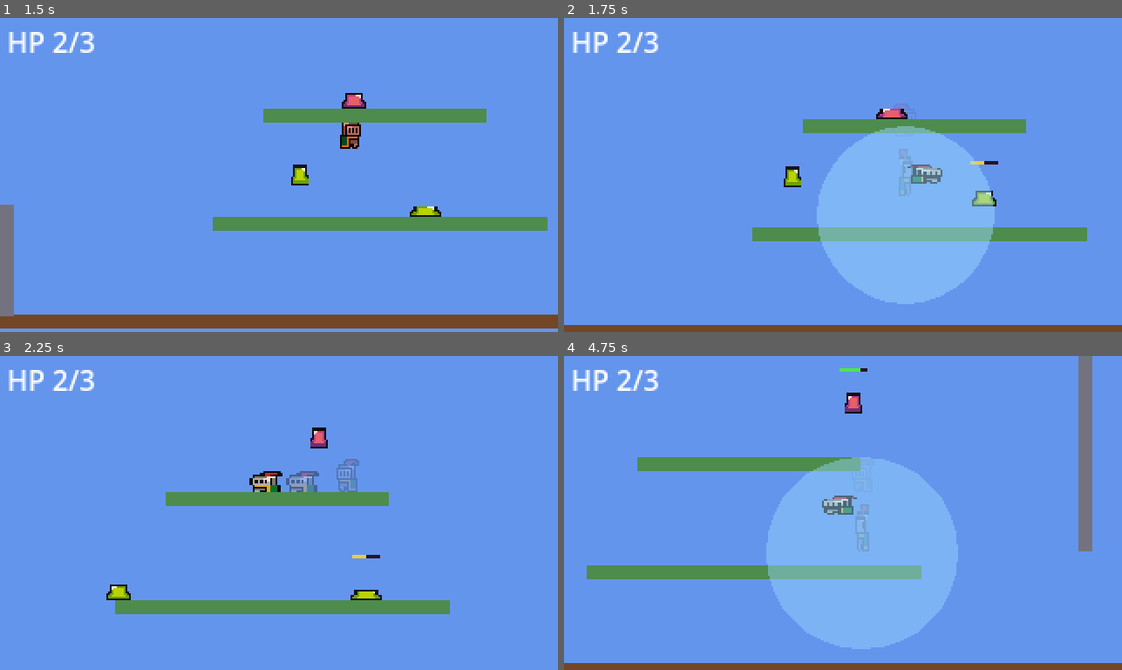
Above: before the commit, frames 1-4 (two rows, left to right).
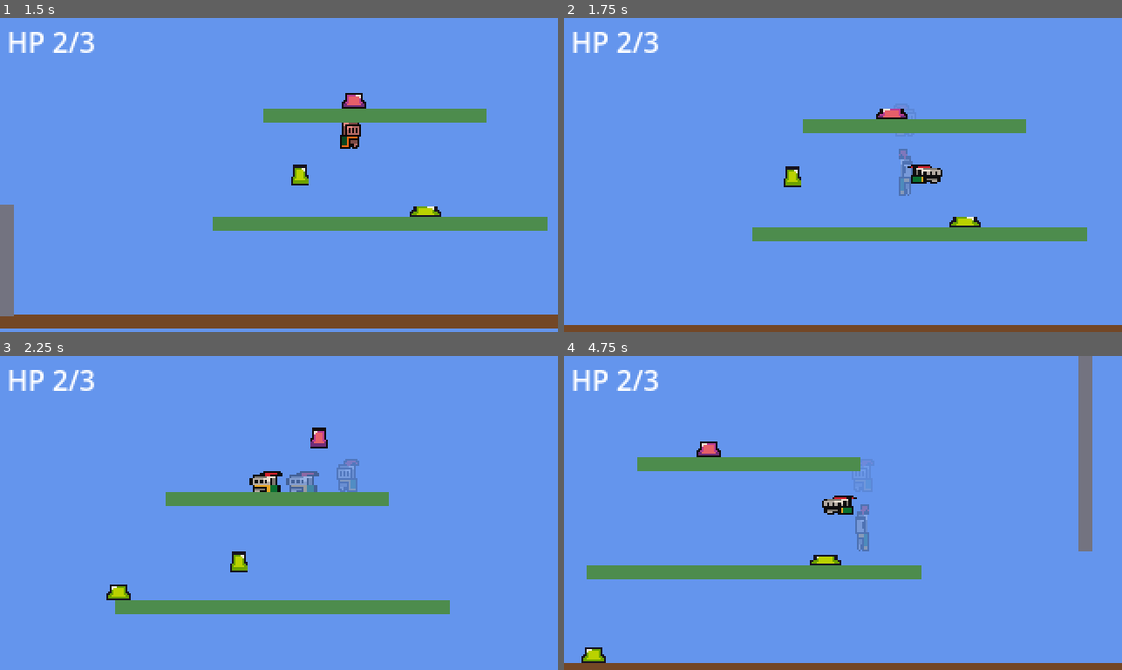
Above: after the commit, the same moments.

Repository: SolutionsByCarson/ScratchPad
Game: Godot game, scene res://scenes/main.tscn
Two runs of this game, one before a commit and one after it. Both use one fixed random seed, a clock stepped at 60 frames per second and the inputs below.
Inputs:
- Up to frame 1 (1.5 s): hold S (slam) 0.53-1.28 s; hold D (move_right) from 0.53 s (still down); tap Space (jump) at 0.77, 0.8, 1.07, 1.35 s
- Up to frame 2 (1.75 s): keep holding D (move_right); tap Space (jump) at 1.52 s; tap S (slam) at 1.55 s
- Up to frame 3 (2.25 s): tap Space (jump) at 1.82 s; release D (move_right) at 2.03 s; hold A (move_left) from 2.03 s (still down); hold Space (jump) from 2.03 s (still down); tap Shift (dash) at 2.1 s
- Up to frame 4 (4.75 s): release A (move_left) at 2.78 s; release Space (jump) at 2.78 s; hold D (move_right) 2.78-4.28 s; tap J (shoot) at 2.85 s; tap Space (jump) at 3.02, 3.32, 3.77, 3.8, 4.07, 4.52 s; tap S (slam) at 3.05, 4.55 s; hold S (slam) 3.53-4.28 s; hold A (move_left) from 4.28 s (still down); tap H (swing) at 4.35 s

Frame 1 is identical in both runs. In frame 2, 14% of the frame differs, in the area x 45-78%, y 34-92%; in frame 3, 0.4%; in frame 4, 17%, in the area x 3-71%, y 3-98%.

Commit message:
Slam impact scales with downward fall time. _slam_fall_time accumulates each physics frame during slam descent. On landing, fall_mult = clamp((fall_time - 0.15) / 0.15, 0, 4) — basic jump-slam (≤0.15s) does nothing, 2x baseline (~0.30s) gives mult=1.0 (minimal damage/knockback/radius), and longer falls scale linearly up to 4x. Radius, damage, knockback, and ring size all multiplied by fall_mult. Explosion SFX and AOE only fire when mult > 0.

Diff:
--- a/scripts/player.gd
+++ b/scripts/player.gd
@@ -51,13 +51,21 @@
 # Ground slam — Down/S in the air
 # ---------------------------------------------------------------------------
 const SLAM_SPEED := 500.0           # Forced downward velocity once slamming.
-const SLAM_RADIUS := 56.0           # Sphere AOE radius — reaches airborne enemies above + beside.
+const SLAM_RADIUS := 45.0           # Sphere AOE radius — reaches airborne enemies above + beside.
 const SLAM_LAND_DURATION := 0.18    # How long the slam-landing squash visual holds.
 const SLAM_DAMAGE := 2              # Damage dealt to each enemy in radius on landing.
 const SLAM_KNOCKBACK := 160.0       # Radial knockback magnitude on landing (half of bat).
 const SLAM_RING_DURATION := 0.28    # Visual impact ring expansion time.
 const SLAM_RING_COLOR := Color(0.6, 0.85, 1.0, 0.7)  # Pale-blue shockwave color.
 const SLAM_RING_SEGMENTS := 32
+# Fall-time scaling. The slam's impact is proportional to how long the player
+# was in downward motion before landing. Below SLAM_FALL_THRESHOLD (a basic
+# jump-then-slam), nothing happens. At SLAM_FALL_REFERENCE (~2x threshold,
+# slam from twice the height) the multiplier is 1.0 = "minimal effect".
+# Multiplier scales linearly from there and is capped at SLAM_FALL_MAX_MULT.
+const SLAM_FALL_THRESHOLD := 0.15
+const SLAM_FALL_REFERENCE := 0.30
+const SLAM_FALL_MAX_MULT := 4.0
 
 # ---------------------------------------------------------------------------
 # Sprite scaling (squash & stretch) + afterimages
@@ -127,6 +135,7 @@
 var _wall_jump_lock_left := 0.0       # >0 suppresses horizontal input application.
 var _slamming := false
 var _slam_land_timer := 0.0           # Visual hold for slam-landing squash.
+var _slam_fall_time := 0.0            # Seconds the current slam has spent in downward motion.
 var _afterimage_timer := 0.0          # Ticks down between afterimage spawns.
 var _ignore_wall_normal_x := 0.0      # Wall normal we just jumped FROM; filtered until lock expires.
 var _wall_grace_left := 0.0
@@ -468,21 +477,29 @@
 	# Start slam: only in the air, only if not already slamming.
 	if not is_on_floor() and not _slamming and Input.is_action_just_pressed("slam"):
 		_slamming = true
+		_slam_fall_time = 0.0       # Reset; we time downward motion from here.
 		velocity.x = 0.0
 		velocity.y = SLAM_SPEED
 		_afterimage_timer = 0.0
 
 	# Active slam — falls at SLAM_SPEED+gravity until floor contact, then deals
-	# AOE damage/knockback and triggers landing squash.
+	# AOE damage/knockback (scaled by fall time) and triggers landing squash.
 	if _slamming:
 		if is_on_floor():
 			_slamming = false
 			_slam_land_timer = SLAM_LAND_DURATION
-			Audio.play_sfx("explosion")
-			_do_slam_damage()
+			# Convert fall time → impact multiplier. Below threshold = nothing,
+			# above ref = linear scaling, capped at SLAM_FALL_MAX_MULT.
+			var fall_mult: float = clampf(
+				(_slam_fall_time - SLAM_FALL_THRESHOLD) / (SLAM_FALL_REFERENCE - SLAM_FALL_THRESHOLD),
+				0.0, SLAM_FALL_MAX_MULT)
+			if fall_mult > 0.0:
+				Audio.play_sfx("explosion")
+				_do_slam_damage(fall_mult)
 		else:
 			velocity += get_gravity() * delta
 			velocity.x = 0.0
+			_slam_fall_time += delta
 			_afterimage_timer -= delta
 			if _afterimage_timer <= 0.0:
 				_spawn_afterimage()
@@ -907,15 +924,19 @@
 # slam feels meaningful but distinct from a directional bat hit.
 # ============================================================================
 
-func _do_slam_damage() -> void:
-	_spawn_slam_ring()
+func _do_slam_damage(mult: float) -> void:
+	# Everything scales linearly with the fall-time multiplier.
+	var radius: float = SLAM_RADIUS * mult
+	var damage: int = maxi(1, roundi(float(SLAM_DAMAGE) * mult))
+	var knockback: float = SLAM_KNOCKBACK * mult
+	_spawn_slam_ring(radius)
 	for enemy in get_tree().get_nodes_in_group("enemy"):
 		if enemy is Node2D:
 			var e: Node2D = enemy
 			var to_enemy: Vector2 = e.global_position - global_position
 			# Sphere AOE: Euclidean distance, so airborne enemies above the
 			# player are picked up the same as enemies to the side.
-			if to_enemy.length() <= SLAM_RADIUS:
+			if to_enemy.length() <= radius:
 				# Direction from player to enemy. If overlapping, fall back to
 				# a forward+slightly-up vector so the enemy still gets shoved.
 				var dir: Vector2
@@ -924,24 +945,24 @@
 				else:
 					dir = Vector2(_facing, -0.5).normalized()
 				if e.has_method("apply_knockback"):
-					e.call("apply_knockback", dir.x * SLAM_KNOCKBACK, dir.y * SLAM_KNOCKBACK)
+					e.call("apply_knockback", dir.x * knockback, dir.y * knockback)
 				if e.has_method("take_damage"):
-					e.take_damage(SLAM_DAMAGE)
+					e.take_damage(damage)
 				else:
 					e.queue_free()
 
 
-# Pale-blue shockwave ring that snaps out to SLAM_RADIUS over SLAM_RING_DURATION,
-# then fades. Parented to our parent so it stays at the impact point even
-# though the player keeps moving.
-func _spawn_slam_ring() -> void:
+# Pale-blue shockwave ring that snaps out to the given radius over
+# SLAM_RING_DURATION, then fades. Parented to our parent so it stays at the
+# impact point even though the player keeps moving.
+func _spawn_slam_ring(radius: float) -> void:
 	var parent := get_parent()
 	if parent == null:
 		return
 	var pts: PackedVector2Array = []
 	for i in range(SLAM_RING_SEGMENTS):
 		var a: float = TAU * float(i) / float(SLAM_RING_SEGMENTS)
-		pts.append(Vector2(cos(a), sin(a)) * SLAM_RADIUS)
+		pts.append(Vector2(cos(a), sin(a)) * radius)
 	var ring := Polygon2D.new()
 	ring.polygon = pts
 	ring.color = SLAM_RING_COLOR
